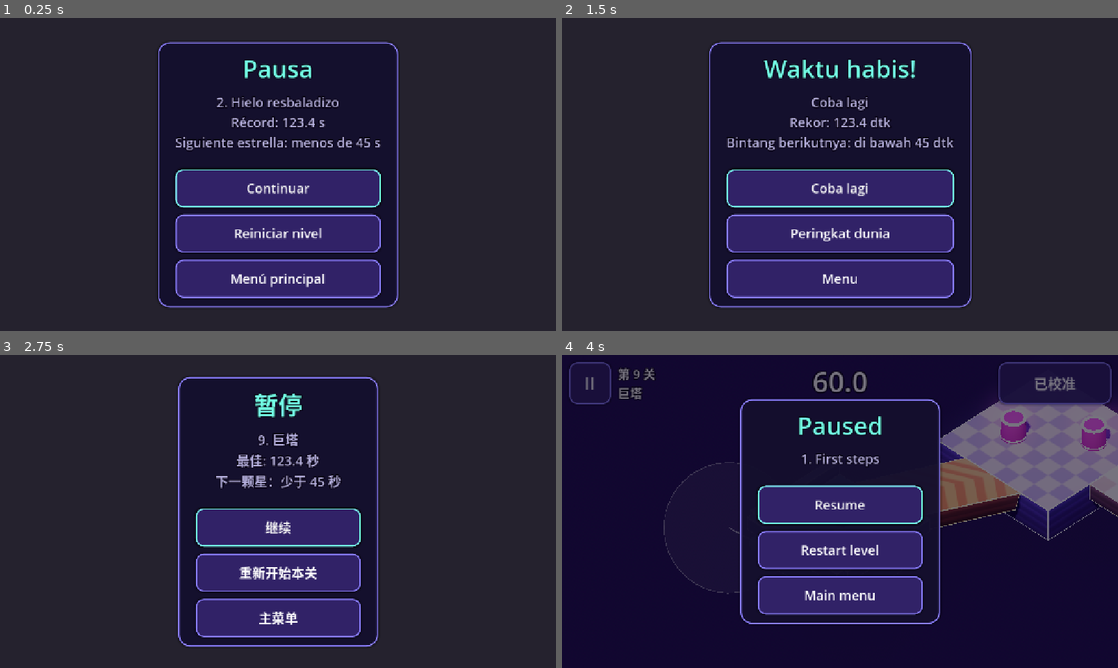
Above: before the commit, frames 1-4 (two rows, left to right).
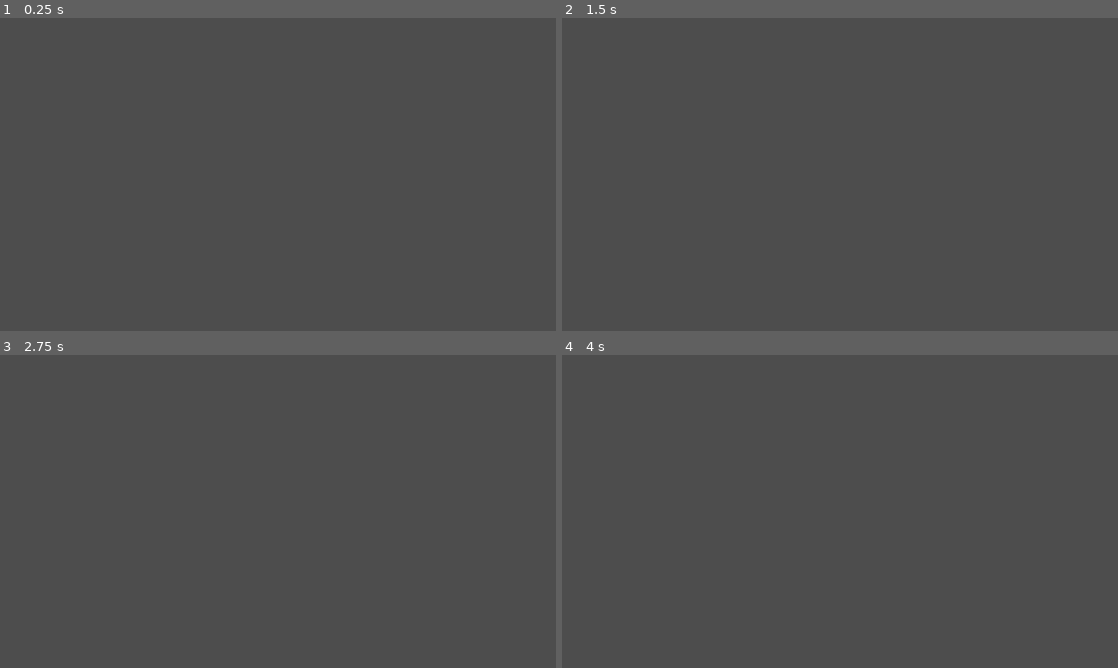
Above: after the commit, the same moments.

Repository: HernanDiaz/carreras-de-canicas
Game: Godot game, scene res://tools/smoke_test.tscn
Two runs of this game, one before a commit and one after it. Both use one fixed random seed, a clock stepped at 60 frames per second and the inputs below. This scene is started directly instead of the project's main scene.
Inputs (mouse positions are in pixels of both pictures, inside the frame that each line leads up to):
- Up to frame 1 (0.25 s): no input
- Up to frame 2 (1.5 s): click (840, 233) at 0.5 s, where only the run before the commit has a clickable "Reiniciar nível"; click (840, 233) at 1.25 s, where only the run before the commit has a clickable "Начать уровень заново"
- Up to frame 3 (2.75 s): move the mouse to (400, 495) at 2.02 s; hold Right (ui_right) from 2.03 s (still down); tap R at 2.1 s; click (400, 495) at 2.17 s
- Up to frame 4 (4 s): release Right (ui_right) at 2.75 s; click (840, 570) at 2.75 s, where only the run before the commit has a clickable "重新开始本关"; drag from (728, 527) to (812, 574) at 3.52 s

The runs differ from the first frame. In frame 1, 100% of the frame differs, in the area x 0-100%, y 0-100%; in frame 2, 100%; in frame 3, 100%; in frame 4, 100%.

Commit message:
Pieza nueva add_water: la canica flota y la corriente la arrastra (para el futuro nivel 10)
Aún no la usa ningún nivel. En el agua el control es del 55 %.

Co-Authored-By: Claude Opus 5.5 <noreply@anthropic.com>

Diff:
--- a/scripts/level.gd
+++ b/scripts/level.gd
@@ -44,6 +44,12 @@
 const C_ACID := Color(0.45, 1.0, 0.2)
 const C_JUMP := Color(1.0, 0.85, 0.2)
 const C_ENEMY := Color(0.6, 0.25, 0.85)
+const C_WATER := Color(0.2, 0.55, 0.95)
+## Flotación en el agua (1 = ni sube ni baja): con 1.7 la canica flota con algo más de la
+## mitad hundida.
+const WATER_BUOYANCY := 1.7
+## Cuánto frena el agua (y cuánto arrastra la corriente).
+const WATER_DRAG := 2.5
 
 ## La asigna game.gd antes de build(); la usan los enemigos que persiguen.
 var marble: Marble
@@ -406,6 +412,76 @@
 		if gust > 0.0 and marble != null and area.overlaps_body(marble):
 			marble.apply_central_force(dir * strength * gust * marble.mass)
 	)
+
+
+## Agua: estanque con la superficie en `surface` (centro de la cara de arriba) y tamaño `size`
+## (y = profundidad). La canica flota y la corriente `current` (en m/s) la arrastra. No hace
+## reaparecer: se sale nadando (en el agua se controla peor que en el suelo, ver Marble).
+## Hay que rodearlo de bordes o de suelo más alto para que la corriente no te saque del nivel.
+func add_water(surface: Vector3, size: Vector3, current := Vector3.ZERO) -> void:
+	var box := BoxMesh.new()
+	box.size = size
+	var material := StandardMaterial3D.new()
+	material.albedo_color = Color(C_WATER, 0.5)
+	material.transparency = BaseMaterial3D.TRANSPARENCY_ALPHA
+	material.roughness = 0.05
+	material.metallic = 0.3
+	material.emission_enabled = true
+	material.emission = C_WATER
+	material.emission_energy_multiplier = 0.25
+	box.material = material
+	var volume := _add_mesh(self, box, surface - Vector3(0, size.y / 2.0, 0))
+	volume.cast_shadow = GeometryInstance3D.SHADOW_CASTING_SETTING_OFF
+	lowest_y = minf(lowest_y, surface.y - size.y)
+
+	if current != Vector3.ZERO:
+		# Espuma que viaja con la corriente, para ver hacia dónde arrastra.
+		var foam := BoxMesh.new()
+		foam.size = Vector3(0.5, 0.02, 0.12)
+		var white := StandardMaterial3D.new()
+		white.albedo_color = Color(1, 1, 1, 0.7)
+		white.transparency = BaseMaterial3D.TRANSPARENCY_ALPHA
+		white.shading_mode = BaseMaterial3D.SHADING_MODE_UNSHADED
+		foam.material = white
+		var particles := CPUParticles3D.new()
+		particles.mesh = foam
+		particles.amount = clampi(int(size.x * size.z * 0.3), 8, 60)
+		particles.lifetime = 1.6
+		particles.emission_shape = CPUParticles3D.EMISSION_SHAPE_BOX
+		particles.emission_box_extents = Vector3(size.x * 0.45, 0.0, size.z * 0.45)
+		particles.direction = current.normalized()
+		particles.spread = 0.0
+		particles.gravity = Vector3.ZERO
+		particles.initial_velocity_min = current.length()
+		particles.initial_velocity_max = current.length()
+		particles.particle_flag_align_y = false
+		particles.position = surface + Vector3(0, 0.03, 0)
+		particles.local_coords = false
+		particles.transform.basis = Basis.looking_at(current.normalized())
+		add_child(particles)
+
+	# La zona sube un poco por encima de la superficie: la canica flota medio fuera.
+	var area := _add_area(surface + Vector3(0, 0.5 - size.y / 2.0, 0), size + Vector3(0, 1.0, 0))
+	_animators.append(func(_t: float) -> void:
+		if marble == null or not area.overlaps_body(marble):
+			return
+		var accel := water_accel(marble.global_position.y, surface.y, marble.linear_velocity, current, marble.get_gravity())
+		if accel != Vector3.ZERO:
+			marble.apply_central_force(accel * marble.mass)
+			marble.enter_water()
+	)
+
+
+## Aceleración que da el agua a una canica (radio 0,5) con el centro a altura `y`: flotación
+## según lo hundida que esté y un arrastre que la lleva a la velocidad de la corriente.
+static func water_accel(y: float, surface_y: float, velocity: Vector3, current: Vector3, gravity: Vector3) -> Vector3:
+	var submerged := clampf(surface_y - (y - 0.5), 0.0, 1.0)
+	if submerged == 0.0:
+		return Vector3.ZERO
+	var relative := current - velocity
+	# El vaivén vertical se frena más, para que no se quede botando.
+	relative.y *= 1.5
+	return -gravity * WATER_BUOYANCY * submerged + relative * WATER_DRAG * submerged
 
 
 ## Balancín: tablón (centro de su cara superior `top`, tamaño `size`) que se inclina hacia un
--- a/scripts/marble.gd
+++ b/scripts/marble.gd
@@ -7,6 +7,8 @@
 @export var air_control := 0.3
 ## Fracción de control sobre hielo.
 @export var ice_control := 0.3
+## Fracción de control flotando en el agua.
+@export var water_control := 0.55
 ## Fuerza con la que la canica acompaña a una plataforma móvil.
 @export var platform_grip := 12.0
 ## Grados de inclinación respecto a la posición calibrada para empuje máximo.
@@ -60,6 +62,8 @@
 var _impact_mute := 0
 var _impact_cooldown := 0.0
 var _protection := 0.0
+## Pasos de física que quedan "en el agua" (el nivel lo renueva mientras flota).
+var _water_steps := 0
 ## Consulta de suelo reutilizada (se hace en cada paso de física).
 var _ground_query := PhysicsRayQueryParameters3D.new()
 
@@ -162,6 +166,15 @@
 	return maxi(roundi(RESPAWN_PROTECTION / (BLINK_STEP * 2.0)), 1)
 
 
+## El agua (Level.add_water) avisa en cada paso mientras la canica está dentro.
+func enter_water() -> void:
+	_water_steps = 2
+
+
+func in_water() -> bool:
+	return _water_steps > 0
+
+
 ## Recién reaparecida: los enemigos no la persiguen todavía.
 func is_protected() -> bool:
 	return _protection > 0.0
@@ -173,6 +186,7 @@
 
 func _physics_process(delta: float) -> void:
 	_protection = maxf(_protection - delta, 0.0)
+	_water_steps = maxi(_water_steps - 1, 0)
 	_update_sensor(delta)
 	_grounded = _check_grounded()
 	_detect_impact(delta)
@@ -306,6 +320,8 @@
 
 
 func _control_factor() -> float:
+	if in_water():
+		return water_control
 	if not _grounded:
 		return air_control
 	return ice_control if _on_ice else 1.0
--- a/tools/smoke_test.gd
+++ b/tools/smoke_test.gd
@@ -31,6 +31,7 @@
 	_check_unknown_level()
 	_check_service_ids()
 	await _check_respawn_protection()
+	await _check_water()
 	await _check_overlay_fits()
 	await _check_menu_fits()
 	for i in GameState.LEVELS.size():
@@ -411,6 +412,36 @@
 	marble.free()
 	chaser.free()
 	await get_tree().process_frame
+
+
+## Agua: la canica hundida sube y se queda flotando en la superficie, la corriente la
+## arrastra, y fuera del agua no hay fuerza.
+func _check_water() -> void:
+	var g := Vector3(0, -9.8, 0)
+	if Level.water_accel(2.0, 0.0, Vector3.ZERO, Vector3.ZERO, g) != Vector3.ZERO:
+		_failures.append("agua: empuja por encima de la superficie")
+	if Level.water_accel(-2.0, 0.0, Vector3.ZERO, Vector3.ZERO, g).y <= 9.8:
+		_failures.append("agua: hundida del todo no flota")
+	var level := Level.new()
+	add_child(level)
+	var floor_body := level.add_block(Vector3(0, -4, 0), Vector3(14, 1, 14), Level.S_FLOOR)
+	var marble: Marble = load("res://scenes/marble.tscn").instantiate()
+	level.marble = marble
+	level.add_water(Vector3.ZERO, Vector3(14, 4, 14), Vector3(2, 0, 0))
+	add_child(marble)
+	marble.global_position = Vector3(-4, -2.5, 0)
+	for _i in 240:
+		await get_tree().physics_frame
+	var pos := marble.global_position
+	if pos.y < -0.6 or pos.y > 0.5:
+		_failures.append("agua: la canica no se queda en la superficie (y = %.2f)" % pos.y)
+	if pos.x < -1.0:
+		_failures.append("agua: la corriente no arrastra (x = %.2f)" % pos.x)
+	if not marble.in_water():
+		_failures.append("agua: la canica no sabe que está en el agua")
+	marble.free()
+	level.free()
+	floor_body = null
 
 
 func _check_voices() -> void:
